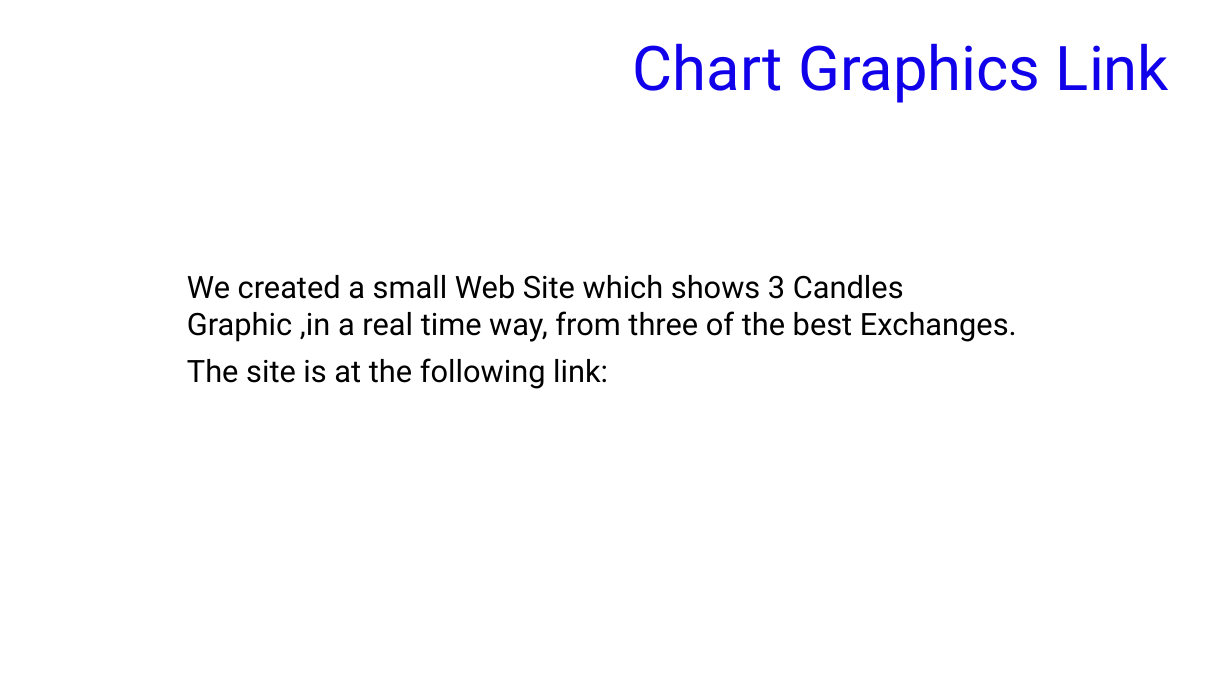
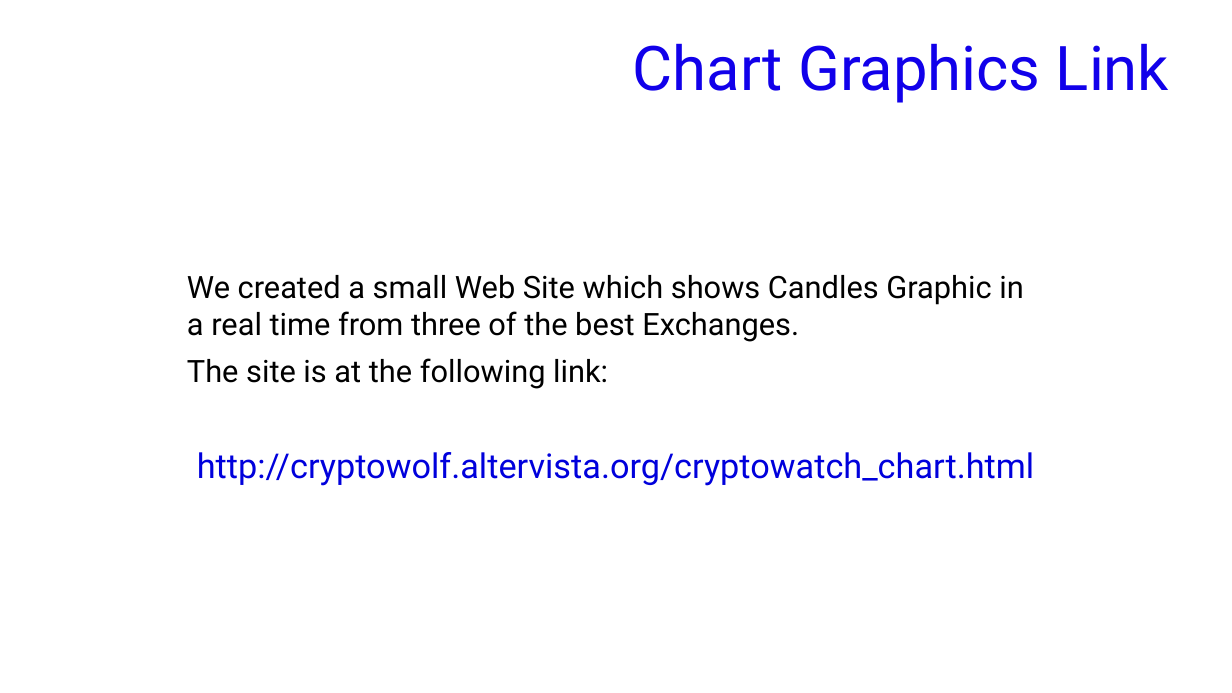
Before and after one commit to GabriM97/CryptoWolf, a slide deck: slide 34 of Student Presentation/Student_Presentation.odp. Drawn at 1232x693 pixels with LibreOffice and Linux fonts; fonts in the diff are those of the drawing; background and template pictures are left out. Boxes give left, top, right and bottom in pixels: in the first picture for what was removed or moved away, otherwise in the second. Text is boxed around its words. In the diff, an @@ line names an element or a change of style, - is before the commit and + after.

Commit message:
fix SP slides

```diff
--- a/Student Presentation/Student_Presentation.odp
+++ b/Student Presentation/Student_Presentation.odp
@@ text at (187, 275, 1023, 342): text changed @@
-We created a small Web Site which shows 3 Candles Graphic ,in a real time way, from three of the best Exchanges.
+We created a small Web Site which shows Candles Graphic in a real time from three of the best Exchanges.
@@ text removed at (177, 436, 1087, 494) @@
-http://cryptowolf.altervista.org/cryptowatch_chart.html
@@ text at (197, 452, 1034, 486): paragraph added @@
+http://cryptowolf.altervista.org/cryptowatch_chart.html
```
Also in this commit, not shown: 1 other file.
